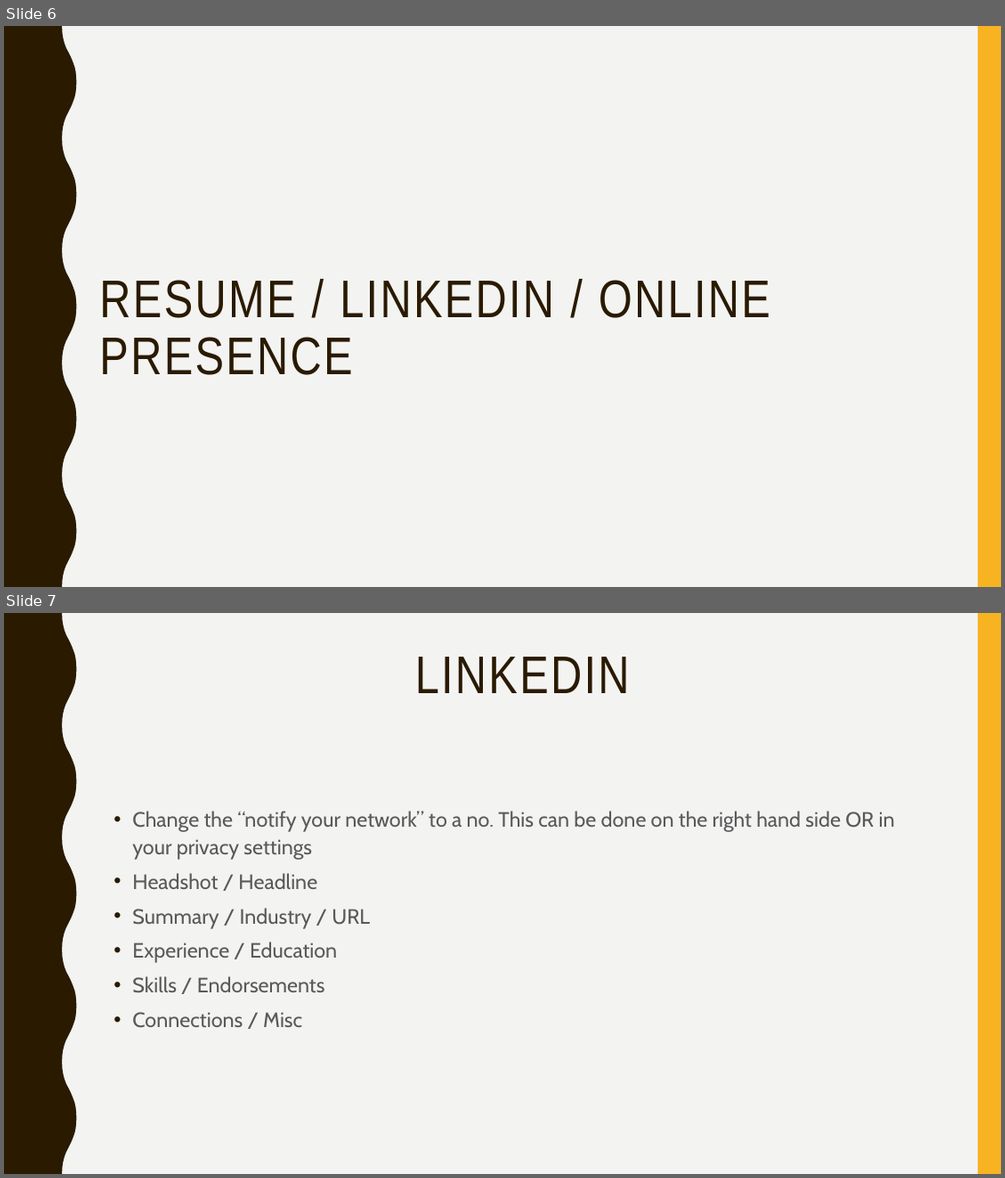
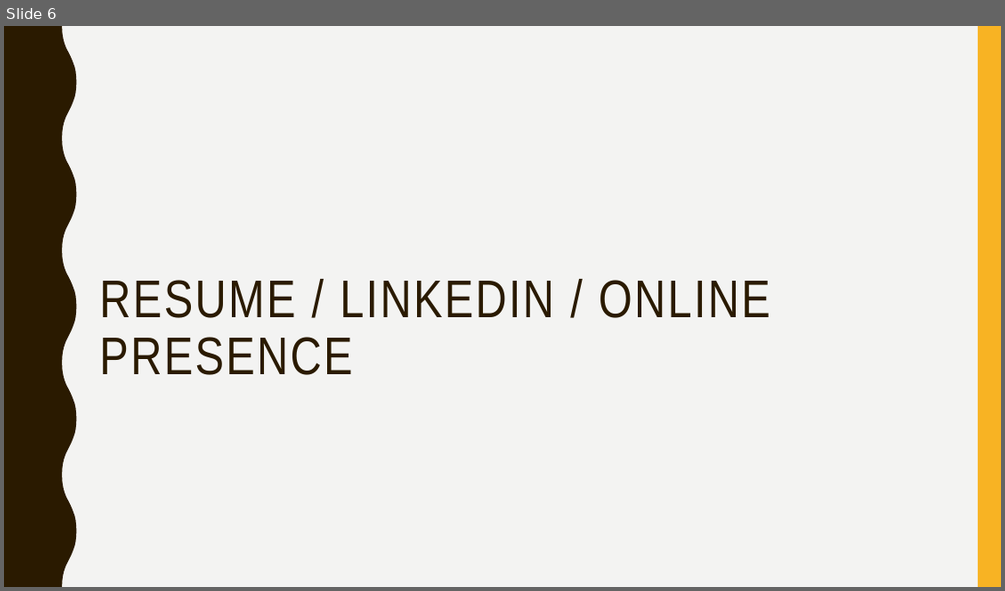
Before and after one commit to lakshmi-intechcode/jng_instr_folder, a slide deck: Job_Stuff/Jng_Job_Prezzie.pptx. Shown one above the other, each under a label of ours: slides 6 and 7 before the commit, slide 6 after it. The pictures are 1005x1178 and 1005x591 pixels, drawn with LibreOffice and Linux fonts; fonts in the diff are those of the drawing. Boxes give left, top, right and bottom in pixels: in the first picture for what was removed or moved away, otherwise in the second. Text is boxed around its words. In the diff, an @@ line names an element or a change of style, - is before the commit and + after.

```diff
--- a/Job_Stuff/Jng_Job_Prezzie.pptx
+++ b/Job_Stuff/Jng_Job_Prezzie.pptx
@@ slide 7 removed at [4, 613, 1001, 1174], background #F3F3F2; not listed: 2 template elements that a slide beside it also shows @@
@@ title removed at [415, 657, 630, 693] @@
-LINKEDIN
@@ text removed at [132, 811, 895, 1028] @@
-• Change the “notify your network” to a no. This can be done on the right hand side OR in your privacy settings
-• Headshot / Headline
-• Summary / Industry / URL
-• Experience / Education
-• Skills / Endorsements
-• Connections / Misc
```
Also in this commit, not shown: 1 slide changed, 10 slides added.
